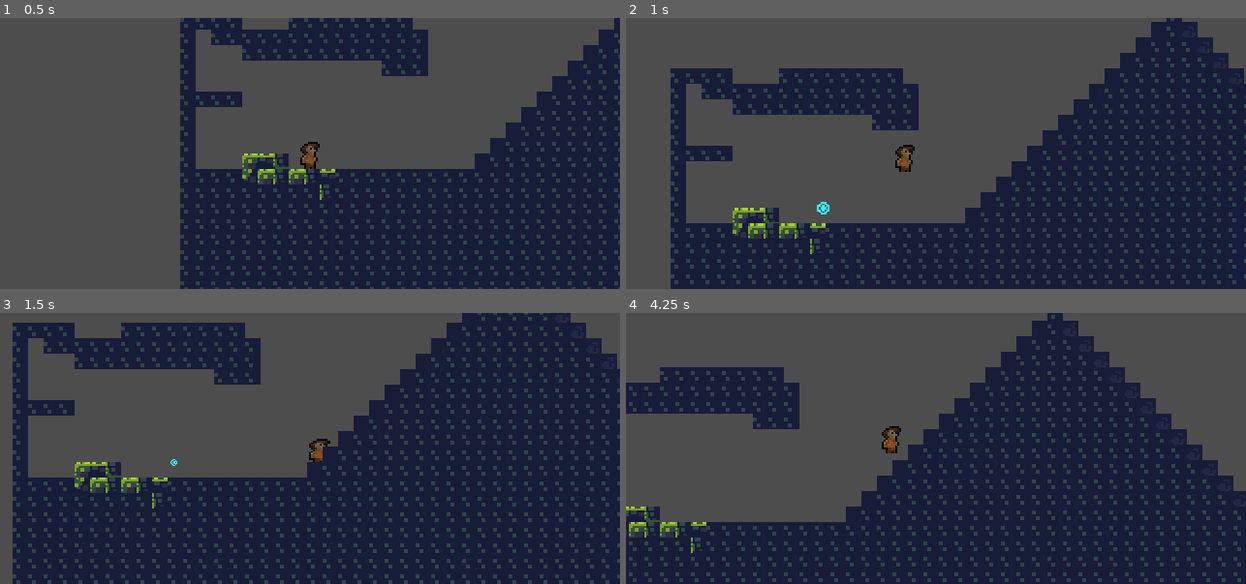
Above: before the commit, frames 1-4 (two rows, left to right).
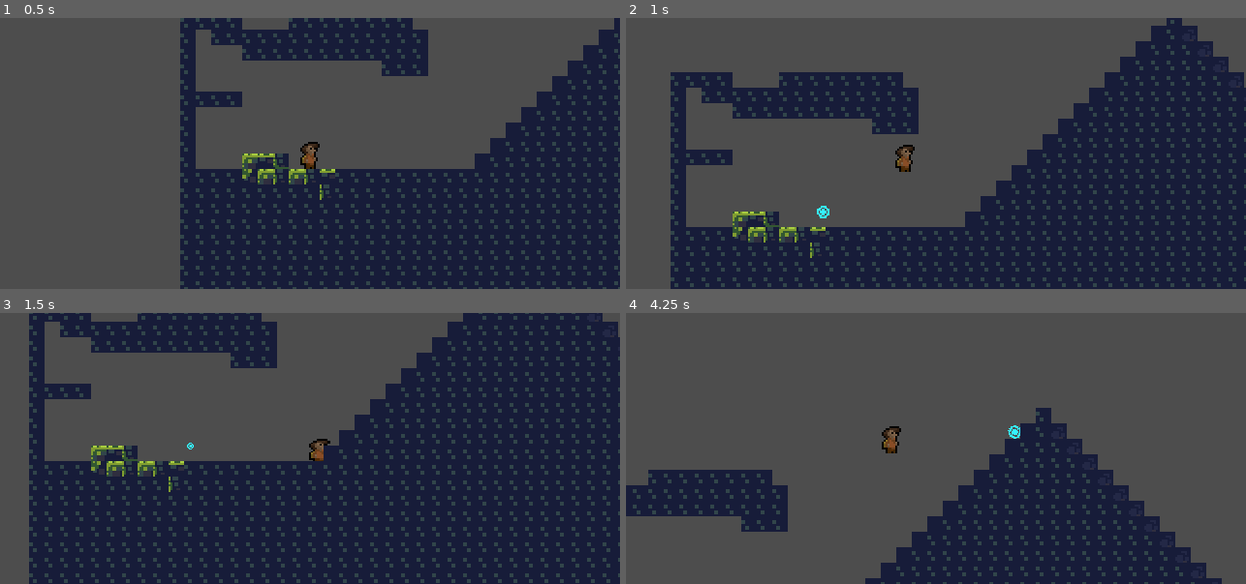
Above: after the commit, the same moments.

Repository: tetraminus/GrappleFormer
Game: Godot game, scene res://Rooms/Test/TestRoom1.tscn
Two runs of this game, one before a commit and one after it. Both use one fixed random seed, a clock stepped at 60 frames per second and the inputs below.
Inputs (mouse positions are in pixels of both pictures, inside the frame that each line leads up to):
- Up to frame 1 (0.5 s): no input
- Up to frame 2 (1 s): tap Enter at 0.5 s; move the mouse to (1072, 139) at 0.52 s; hold D (move_right) from 0.53 s (still down); click (1072, 139) at 0.6 s; tap Space (jump) at 0.77 s
- Up to frame 3 (1.5 s): move the mouse to (186, 462) at 1.27 s; release D (move_right) at 1.28 s; hold S (move_down) from 1.28 s (still down); click (186, 462) at 1.35 s
- Up to frame 4 (4.25 s): tap Space (jump) at 1.52, 3.02, 3.77 s; move the mouse to (998, 388) at 2.02 s; release S (move_down) at 2.03 s; hold D (move_right) 2.03-3.53 s; right-click (998, 388) at 2.1 s; click (998, 388) at 2.3 s; move the mouse to (905, 502) at 2.77 s; click (905, 502) at 2.85 s; move the mouse to (1122, 489) at 3.52 s; hold A (move_left) from 3.53 s (still down); click (1122, 489) at 3.6 s

Frame 1 is identical in both runs. In frame 2, 12% of the frame differs, in the area x 7-100%, y 0-100%; in frame 3, 20%; in frame 4, 45%, in the area x 0-100%, y 0-100%.

Commit message:
final ish

Diff:
--- a/player.gd
+++ b/player.gd
@@ -63,13 +63,13 @@
 
 
 var coyote_timer = 0
-
+var testvec
 #2d rigidbody character controller
 func _physics_process(_delta):
 
 
 	var collision = KinematicCollision2D.new()
-	if test_move(transform, Vector2(0, 1), collision) and collision.get_angle() < Slope_Threshold:
+	if test_move(transform, Vector2(0, .1), collision) and collision.get_angle() < Slope_Threshold:
 		on_ground = true
 		coyote_timer = 0
 	else:
@@ -94,8 +94,11 @@
 		print(collision.get_angle())
 
 		if grapplepoint == null:
-			motion = motion.rotated(collision.get_normal().angle() + PI/2)
-
+			#motion = motion.rotated(clamp(collision.get_normal().angle() + PI/2, -Slope_Threshold, Slope_Threshold))
+			pass
+
+
+	testvec=motion
 
 
 
@@ -181,12 +184,11 @@
 
 
 
-
-	if test_move(transform, Vector2(0, 1), collision) and not sliding and abs(collision.get_angle()) > 0:
+	if test_move(transform, Vector2(0, .1), collision) and not sliding:
 		gravity = 0
 		#apply force to push player onto slope using the collision normal
-		apply_central_force (collision.get_normal() * -6)
-		pass
+		apply_central_force (collision.get_normal() * -10)
+
 
 	else:
 		gravity = base_gravity
@@ -210,11 +212,8 @@
 
 
 func _draw():
-	if false:
-		draw_line(Vector2.ZERO, grapplepoint - global_position, Color(1, 1, 1, 1), 2)
-		draw_circle(grapplepoint - global_position, 5, Color(1, 1, 1, 1))
-		draw_circle(grapplepoint - global_position, grappledistance, Color(1, 1, 1, 0.1))
-		#draw velocity vector
-		draw_line(Vector2.ZERO, linear_velocity, Color(1, 1, 1, 1), 2)
-		#draw rotated velocity vector
-		draw_line(Vector2.ZERO, linear_velocity.rotated(grapplepoint.angle_to(global_position) + PI/2), Color(1, 1, 1, 1), 2)
+
+	#draw_line(Vector2.ZERO, testvec *50, Color(1, 1, 1, 1), 2)
+
+
+	pass
--- a/player.tscn
+++ b/player.tscn
@@ -11,6 +11,7 @@
 
 [sub_resource type="PhysicsMaterial" id="PhysicsMaterial_bfvmk"]
 friction = 0.0
+bounce = 11.8
 absorbent = true
 
 [sub_resource type="Curve" id="Curve_rc3hk"]
